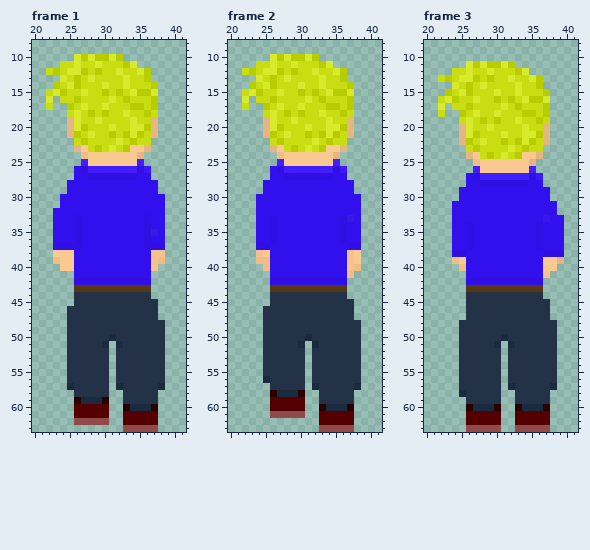
Edited in one commit: pixel-art file (Assets/art/MainCharacters/Liam/ATTEMPT3/liamRunU.aseprite). That is the earlier state.
64x64 pixels, 5 frames. Colours within 5 levels of each other are drawn and written as one. Shown: frame 1: x 20..41, y 8..63; frame 2: x 20..41, y 8..63; frame 3: x 20..41, y 8..63. The commit also changed other frames, which this record leaves out.
The same view after the edit:
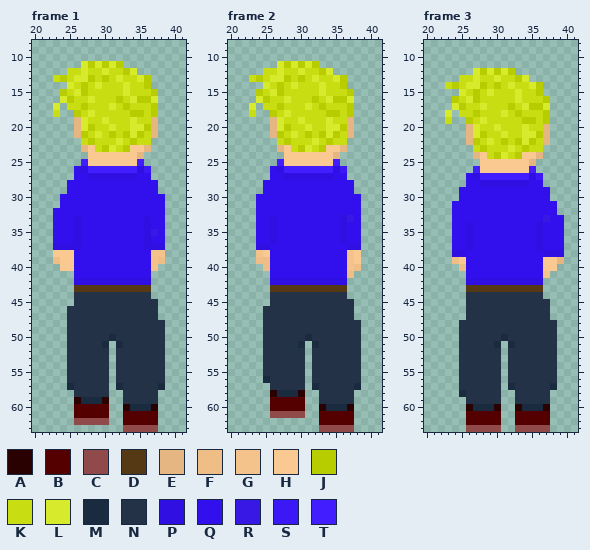
Palette (. is transparent): A #2a0101  B #540000  C #914a4a  D #553814  E #e5b682  F #efbd86  G #f4c38b  H #fac891  J #b8cd00  K #c9dd13  L #d7eb2c  M #1a2a3f  N #233247  P #2f0fe1  Q #320fed  R #3818e5  S #3c18f7  T #411dff
Change:
Changed rows in their new state; - is an unchanged pixel.
Frame 1:
first column x 22:
10 ----.......-----
11 --...LJ-JLJ..---
12 ...KKL-KL-KJL..-
13 -KJ-LLJ-J-LK-L--
14 -..-KJ-LK-----J.
15 ..--LJ--K-KLKKKJ
16 .-LJK-L--KJKLJJL
17 .L-K-J--KL-JKK--
18 -K-.J-L-K--KJJKJ
19 ---.EL-KL-------
20 ---.ELJ---------
21 ---.EJKL--------
22 ----.KJ---------
23 ----.EHKJ-------
24 -----.----------
Frame 2: the same change as frame 1
Frame 3:
first column x 22:
11 ----.......-----
12 --...LJ-JLJ..---
13 ...KKL-KL-KJL..-
14 -KJ-LLJ-J-LK-L--
15 -..-KJ-LK-----J.
16 ..--LJ--K-KLKKKJ
17 .-LJK-L--KJKLJJL
18 .L-K-J--KL-JKK--
19 -K-.J-L-K--KJJKJ
20 ---.EL-KL-------
21 ---.ELJ---------
22 ---.EJKL--------
23 ----.KJ---------
24 ----.EHKJ-------
25 -----.----------
